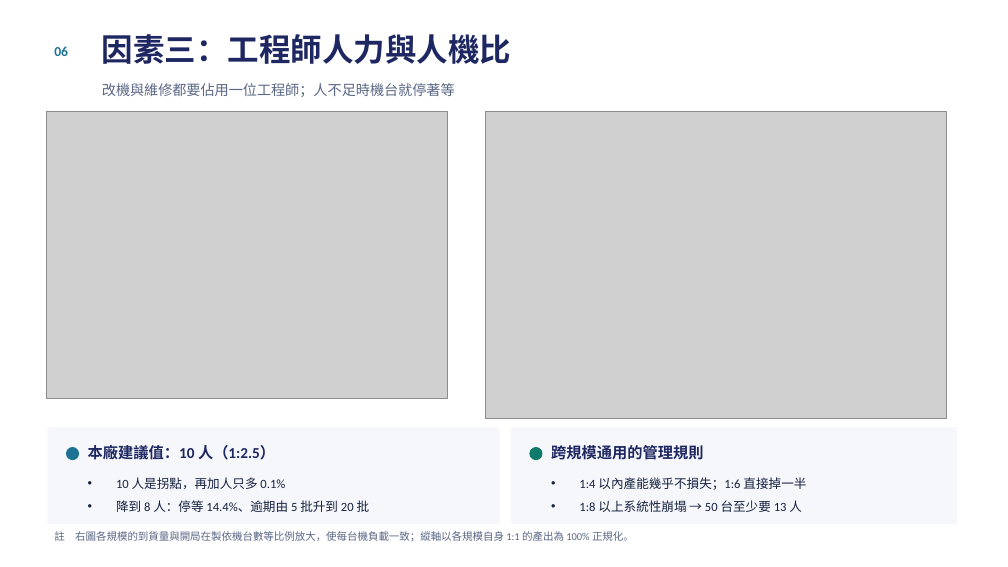
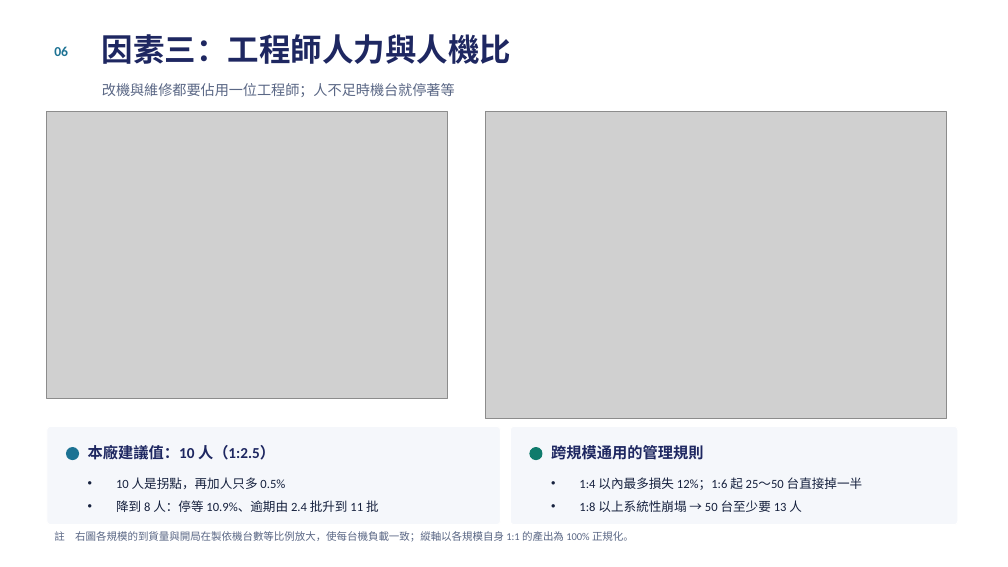
Before and after one commit to cnshow2025/my-factory, a slide deck: slide 7 of docs/測試排程分析報告.pptx. Drawn at 1008x567 pixels with LibreOffice and Linux fonts; fonts in the diff are those of the drawing; grey boxes stand for pictures. Boxes give left, top, right and bottom in pixels: in the first picture for what was removed or moved away, otherwise in the second. Text is boxed around its words. In the diff, an @@ line names an element or a change of style, - is before the commit and + after.

```diff
--- a/docs/測試排程分析報告.pptx
+++ b/docs/測試排程分析報告.pptx
@@ text at (116, 477, 379, 512): text changed @@
-• 10 人是拐點，再加人只多 0.1%
-• 降到 8 人：停等 14.4%、逾期由 5 批升到 20 批
+• 10 人是拐點，再加人只多 0.5%
+• 降到 8 人：停等 10.9%、逾期由 2.4 批升到 11 批
@@ text at (579, 477, 863, 490): text changed @@
-• 1:4 以內產能幾乎不損失；1:6 直接掉一半
+• 1:4 以內最多損失 12%；1:6 起 25～50 台直接掉一半
```
Also in this commit, not shown: 10 other slides changed, 15 other files.
